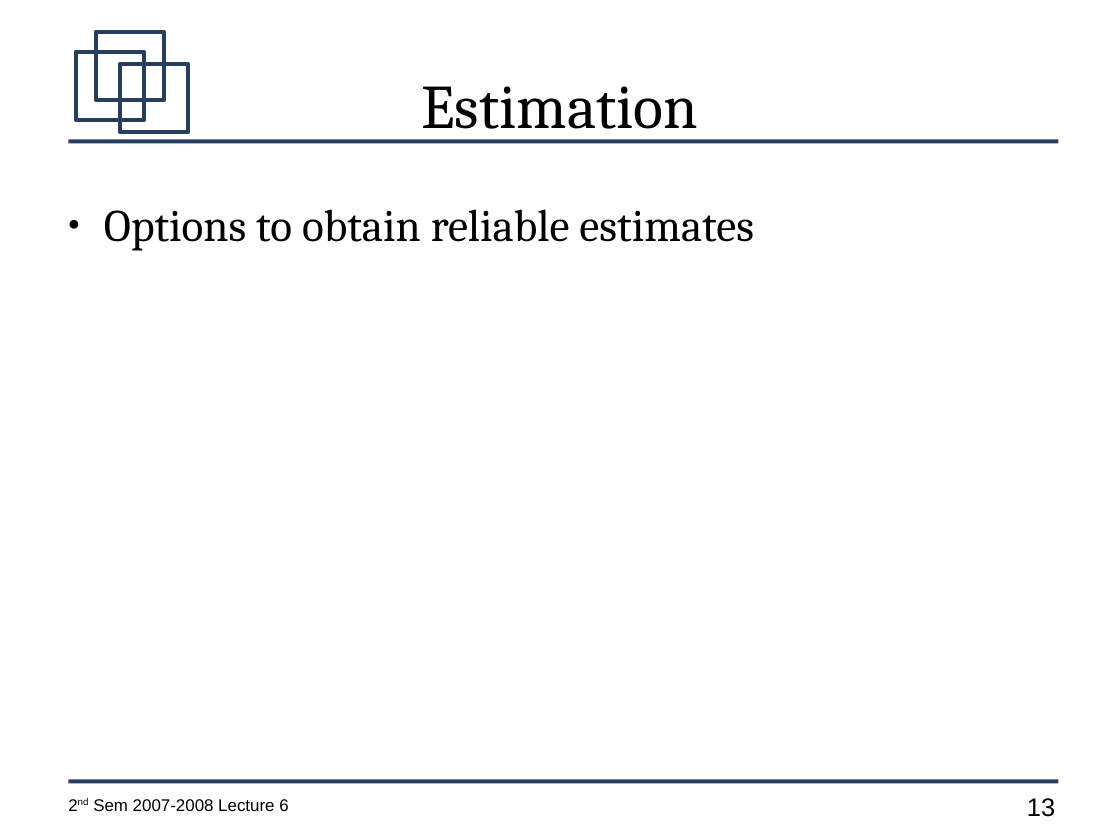
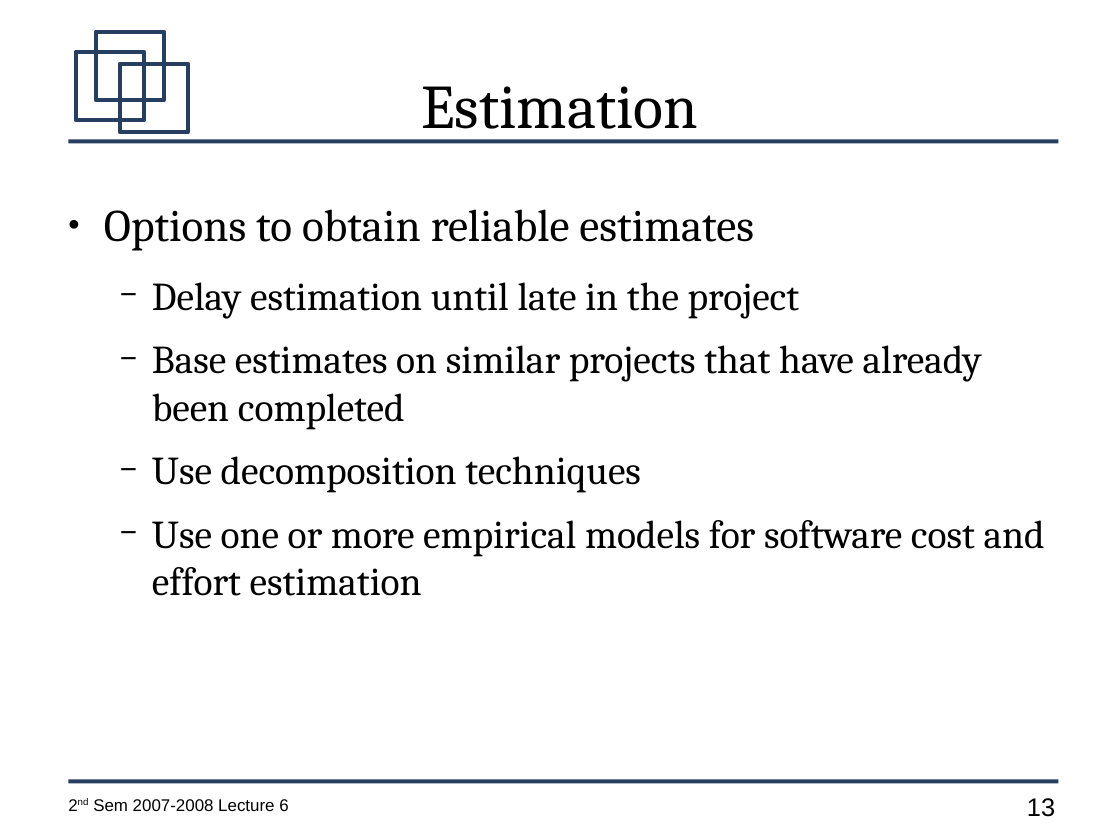
Before and after one commit to jachermocilla/jach-homepage, a slide deck: slide 13 of CMSC128-2nd-Sem-2007-L6.odp. Drawn at 1120x840 pixels with LibreOffice and Linux fonts; fonts in the diff are those of the drawing. Boxes give left, top, right and bottom in pixels: in the first picture for what was removed or moved away, otherwise in the second. Text is boxed around its words. In the diff, an @@ line names an element or a change of style, - is before the commit and + after.

```diff
--- a/CMSC128-2nd-Sem-2007-L6.odp
+++ b/CMSC128-2nd-Sem-2007-L6.odp
@@ text at [152,282,1045,596]: paragraphs added @@
+  − Delay estimation until late in the project
+  − Base estimates on similar projects that have already been completed
+  − Use decomposition techniques
+  − Use one or more empirical models for software cost and effort estimation
```
Also in this commit, not shown: 3 other slides changed, 7 slides added.
